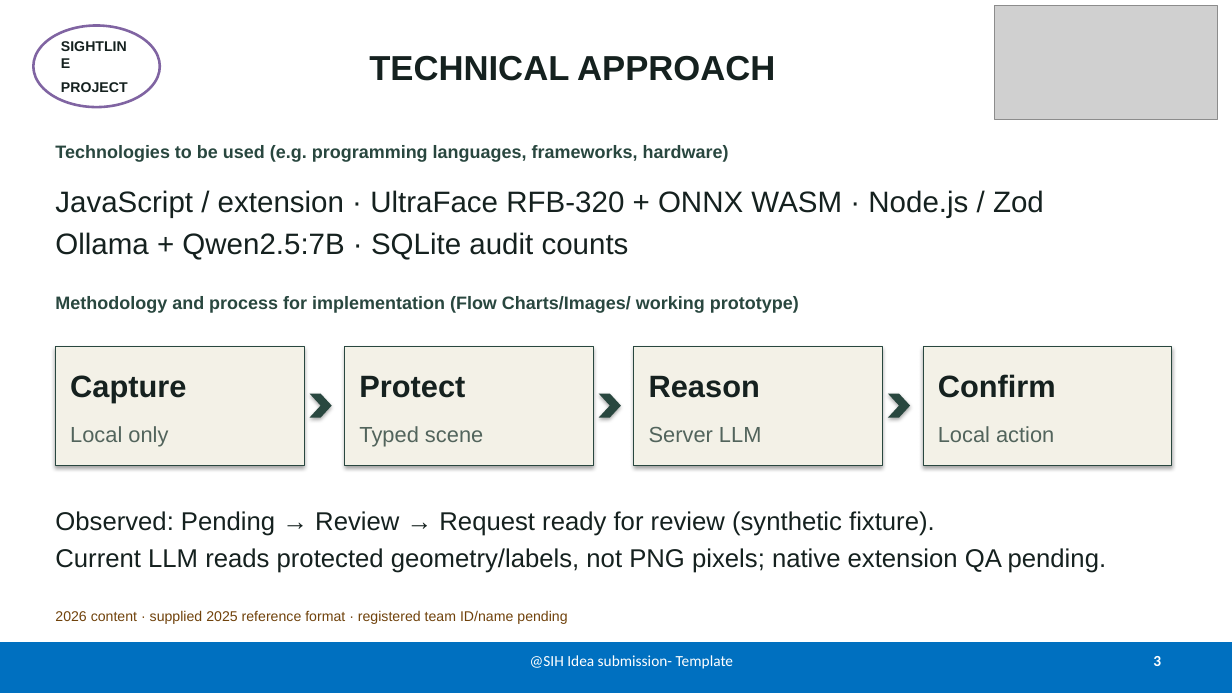
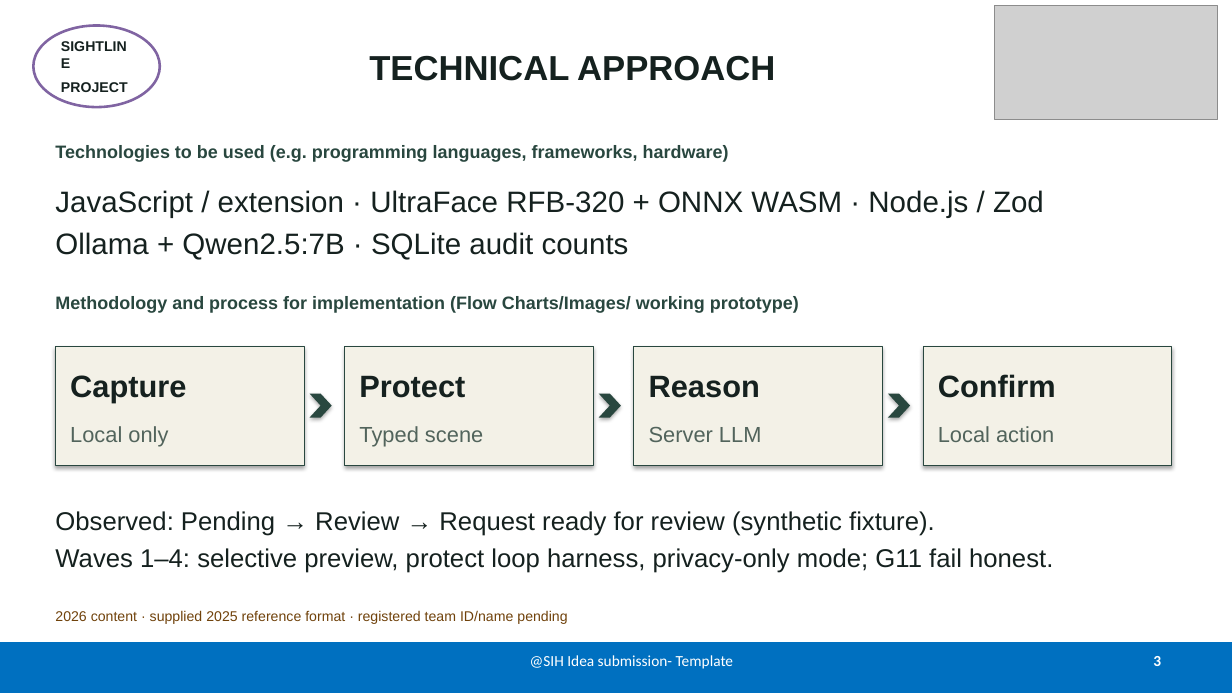
Before and after one commit to francisreubenr-rvu/sih-2026, a slide deck: slide 3 of Docs/submission-deck.pptx. Drawn at 1232x693 pixels with LibreOffice and Linux fonts; fonts in the diff are those of the drawing; grey boxes stand for pictures. Boxes give left, top, right and bottom in pixels: in the first picture for what was removed or moved away, otherwise in the second. Text is boxed around its words. In the diff, an @@ line names an element or a change of style, - is before the commit and + after.

Commit message:
Record wave-4 rubric diagnostics, latency evidence, and honest gate updates
Write core-latency and expanded fixture results, close additional gates with real evidence, refresh Website and submission decks with Wave 1–4 claims, and keep submission_ready false while G11 fails.

```diff
--- a/Docs/submission-deck.pptx
+++ b/Docs/submission-deck.pptx
@@ text at (55, 548, 1053, 573): text changed @@
-Current LLM reads protected geometry/labels, not PNG pixels; native extension QA pending.
+Waves 1–4: selective preview, protect loop harness, privacy-only mode; G11 fail honest.
```
Also in this commit, not shown: 1 other slide changed, 26 other files.
